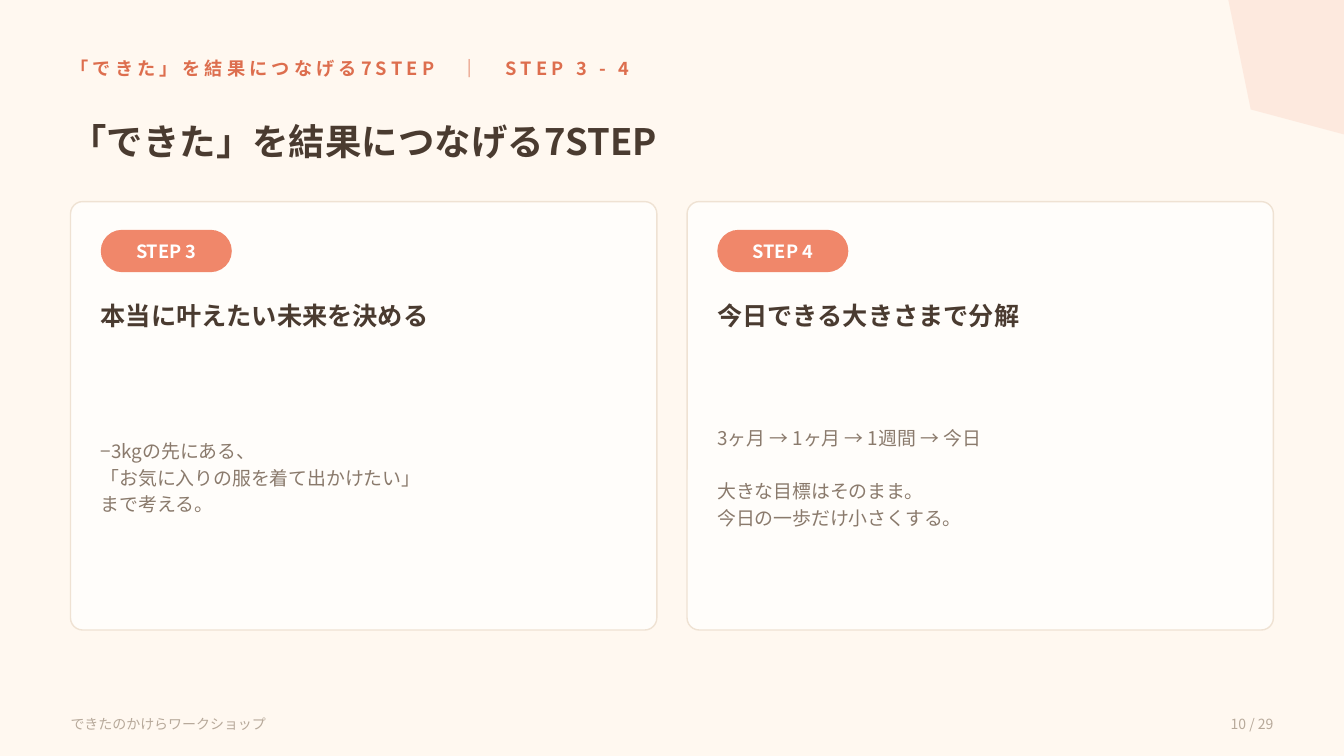
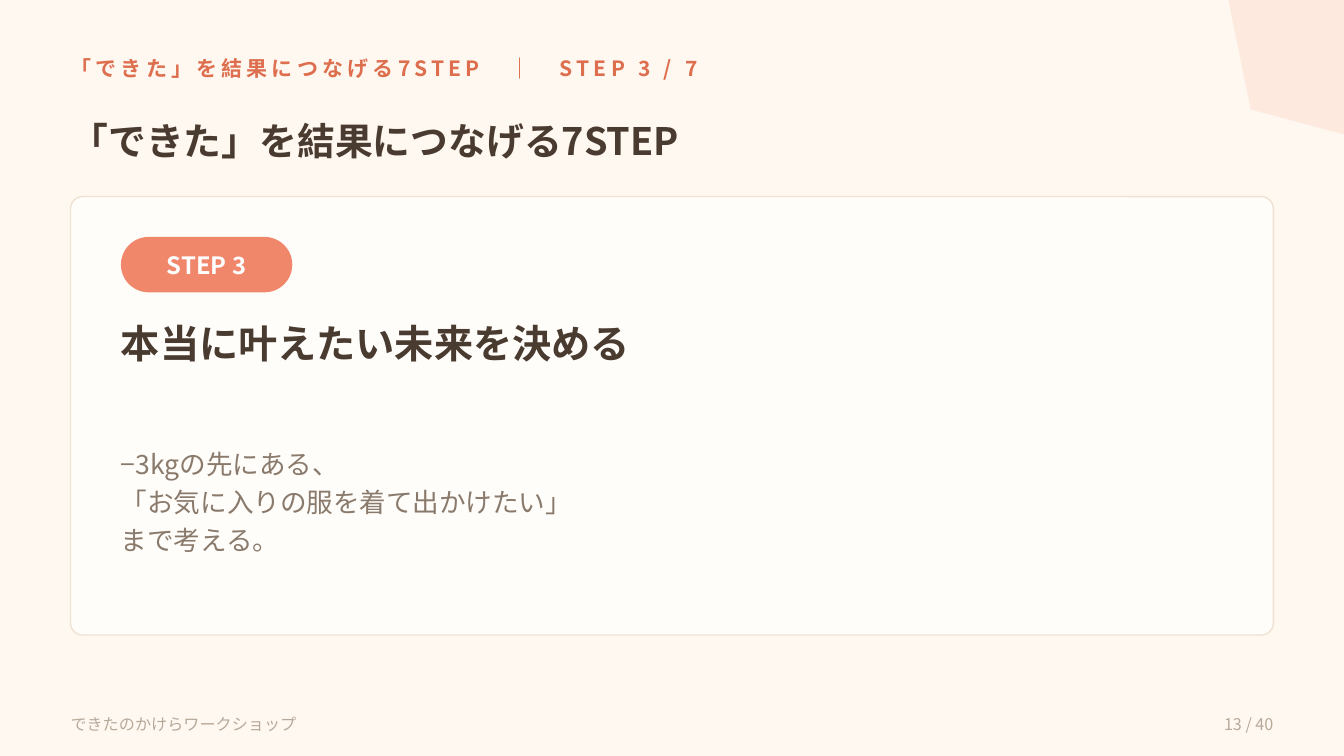
Before and after one commit to shiori0823/dekitanokakera-LM, a slide deck: slide 13 of workshop/dist/dekitanokakera-workshop.pptx (slide 10 before the commit). Drawn at 1344x756 pixels with LibreOffice and Linux fonts; fonts in the diff are those of the drawing. Boxes give left, top, right and bottom in pixels: in the first picture for what was removed or moved away, otherwise in the second. Text is boxed around its words. In the diff, an @@ line names an element or a change of style, - is before the commit and + after.

```diff
--- a/workshop/dist/dekitanokakera-workshop.pptx
+++ b/workshop/dist/dekitanokakera-workshop.pptx
@@ text at (71, 58, 697, 78): text changed; size 13 to 15 pt @@
-「できた」を結果につなげる7STEP ｜ STEP 3 - 4
+「できた」を結果につなげる7STEP ｜ STEP 3 / 7
@@ text "「できた」を結果につなげる7STEP" at (71, 122, 680, 159): size 26 to 27 pt @@
@@ rounded rectangle: place and size @@
-rounded rectangle at (71, 202, 657, 630)
+rounded rectangle at (71, 197, 1273, 635)
@@ rounded rectangle removed at (688, 202, 1274, 630) @@
@@ text "STEP 3": place and size @@
-text "STEP 3" at (136, 244, 197, 258)
+text "STEP 3" at (167, 256, 246, 275)
@@ text "STEP 3" at (167, 256, 246, 275): size 13 to 17 pt @@
@@ rounded rectangle: place and size @@
-rounded rectangle at (101, 230, 232, 272)
+rounded rectangle at (121, 237, 292, 292)
@@ rounded rectangle removed at (718, 230, 849, 272) @@
@@ text removed at (753, 244, 813, 258) @@
-STEP 4
@@ text "本当に叶えたい未来を決める": place and size @@
-text "本当に叶えたい未来を決める" at (101, 303, 429, 328)
+text "本当に叶えたい未来を決める" at (121, 324, 630, 362)
@@ text "本当に叶えたい未来を決める" at (121, 324, 630, 362): size 18 to 28 pt; line spacing 22pt to 1 @@
@@ text removed at (717, 303, 1019, 328) @@
-今日できる大きさまで分解
@@ text "−3kgの先にある、": place and size @@
-text "−3kgの先にある、" at (101, 442, 421, 513)
+text "−3kgの先にある、" at (121, 451, 572, 552)
@@ text "−3kgの先にある、" at (121, 451, 572, 552): size 13.5 to 19 pt; line spacing 19pt to 27pt @@
@@ text removed at (717, 429, 981, 527) @@
-3ヶ月 → 1ヶ月 → 1週間 → 今日
-大きな目標はそのまま。
-今日の一歩だけ小さくする。
@@ text "できたのかけらワークショップ" at (71, 717, 297, 731): size 10 to 11.5 pt @@
@@ text at (1224, 718, 1273, 730): text changed; size 10 to 11.5 pt @@
-10 / 29
+13 / 40
```
Also in this commit, not shown: 28 other slides changed, 11 slides added, 3 other files.
